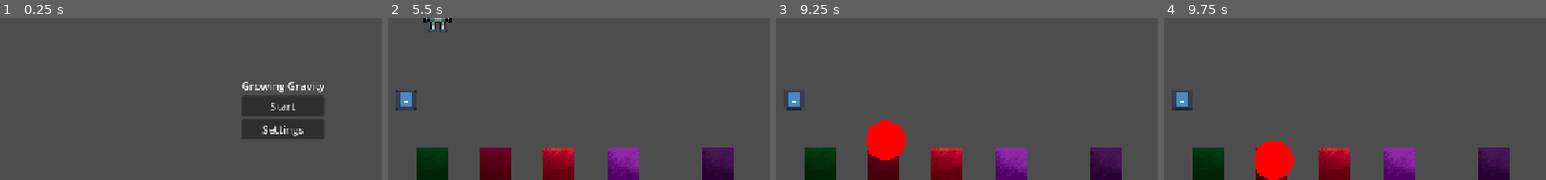
Above: before the commit, frames 1-4 (left to right).
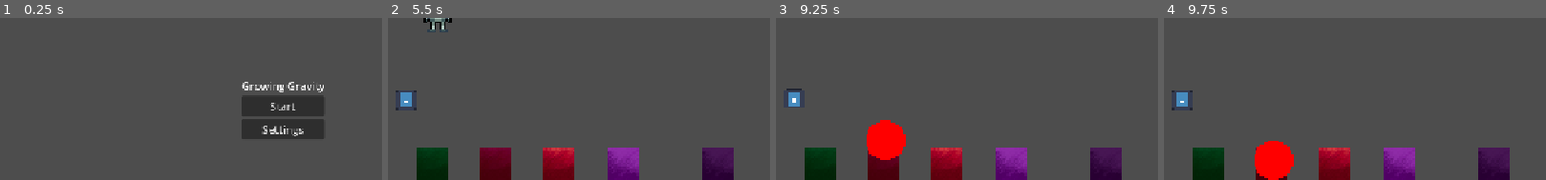
Above: after the commit, the same moments.

Repository: karelisso/R7L_fe
Game: Godot game, scene res://scenes/main_menu.tscn
Same seed, same stepped clock (60 frames per second), same inputs: the game is played once before the commit and once after it. The engine's default icon, where the game draws it, is replaced by a stand-in: a white triangle on a blue panel in a dark square.
Inputs:
- Up to frame 1 (0.25 s): no input
- Up to frame 2 (5.5 s): click "Start" at 0.5 s; hold Right (right) 1.28-2.78 s; tap Space (jump) at 1.52, 2.27, 3.77, 4.52, 5.27 s; hold Left (left) 2.78-5.03 s; tap C (load) at 4.9 s; hold Right (right) from 5.03 s (still down)
- Up to frame 3 (9.25 s): tap Escape (pause) at 5.65 s; release Right (right) at 5.75 s; click "Back to game" at 5.75 s; hold Right (right) from 6.53 s (still down); tap Space (jump) at 7.52, 8.27, 9.02 s
- Up to frame 4 (9.75 s): release Right (right) at 9.53 s; hold Left (left) from 9.53 s (still down)
The pictures show only the part of the screen within x 13-63%, y 38-88%; the shares and areas given below are measured in that part.

Frames 1-2 are identical in both runs. In frame 3, 0.1% of the frame differs, in the area x 2-7%, y 43-58%; in frame 4, less than 0.1%.

Commit message:
PAUSE BABY THX kurby

Diff:
--- a/scripts/handel_main.gd
+++ b/scripts/handel_main.gd
@@ -6,6 +6,7 @@
 @onready var sceneparent:Node = $CanvasLayer/SubViewportContainer/subviewport/Parent
 @onready var player = $CanvasLayer/SubViewportContainer/subviewport/Character
 @onready var player_anim_sprite = $CanvasLayer/SubViewportContainer/subviewport/Character/AnimatedSprite2D
+
 var power:float
 
 var is_paused = false
@@ -37,11 +38,15 @@
 func toggle_pause():
 	if not is_paused:
 		is_paused = true
-		player_anim_sprite.speed_scale = 0
-		player.set_process(false)
-		player.set_physics_process(false)
+		player.process_mode = Node.PROCESS_MODE_DISABLED
+		sceneparent.process_mode =Node.PROCESS_MODE_DISABLED
+		#player_anim_sprite.speed_scale = 0
+		#player.set_process(false)
+		#player.set_physics_process(false)
 	else:
 		is_paused = false
-		player_anim_sprite.speed_scale = 1
-		player.set_process(true)
-		player.set_physics_process(true)
+		player.process_mode = Node.PROCESS_MODE_INHERIT
+		sceneparent.process_mode =Node.PROCESS_MODE_INHERIT
+		#player_anim_sprite.speed_scale = 1
+		#player.set_process(true)
+		#player.set_physics_process(true)
